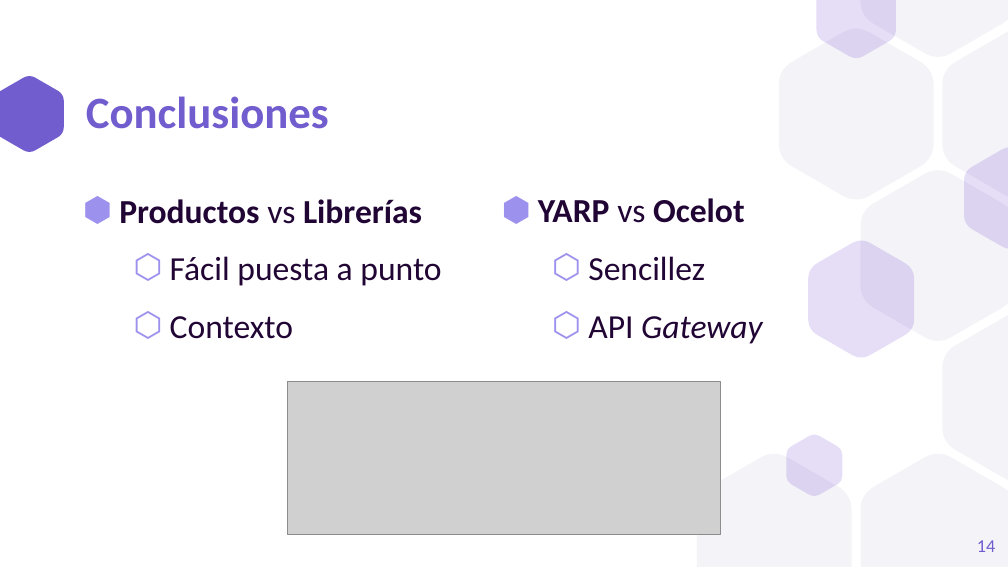
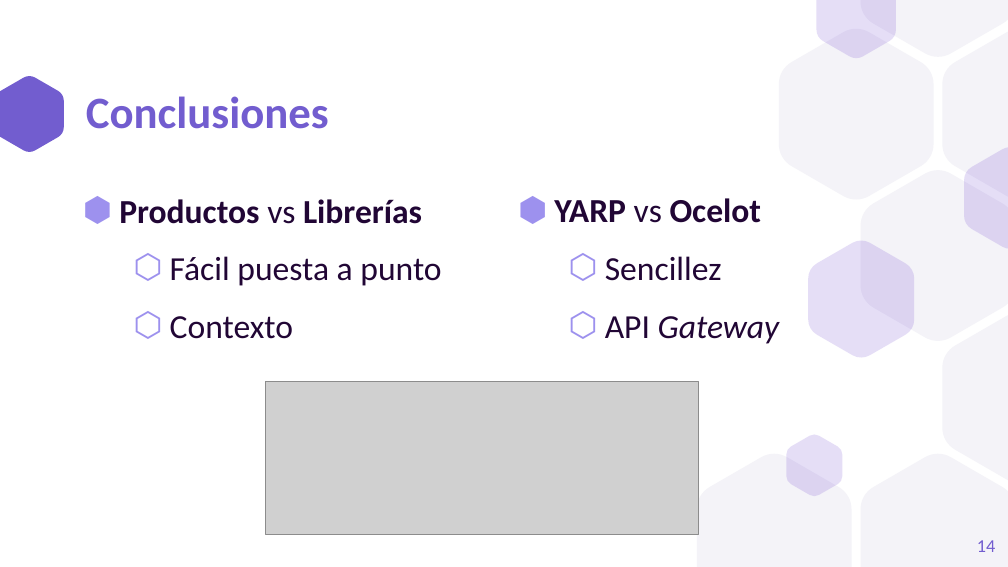
Before and after one commit to a1ex9788/TFG, a slide deck: slide 14 of TFG_AlejandroCarrion.pptx. Drawn at 1008x567 pixels with LibreOffice and Linux fonts; fonts in the diff are those of the drawing; grey boxes stand for pictures. Boxes give left, top, right and bottom in pixels: in the first picture for what was removed or moved away, otherwise in the second. Text is boxed around its words. In the diff, an @@ line names an element or a change of style, - is before the commit and + after.

```diff
--- a/TFG_AlejandroCarrion.pptx
+++ b/TFG_AlejandroCarrion.pptx
@@ text "YARP vs Ocelot": place and size @@
-text "YARP vs Ocelot" at <box>538,198,763,344</box>
+text "YARP vs Ocelot" at <box>554,198,780,344</box>
@@ picture: place and size @@
-picture at <box>287,381,720,534</box>
+picture at <box>266,381,699,534</box>
```
Also in this commit, not shown: 4 other slides changed, 1 slide added.
